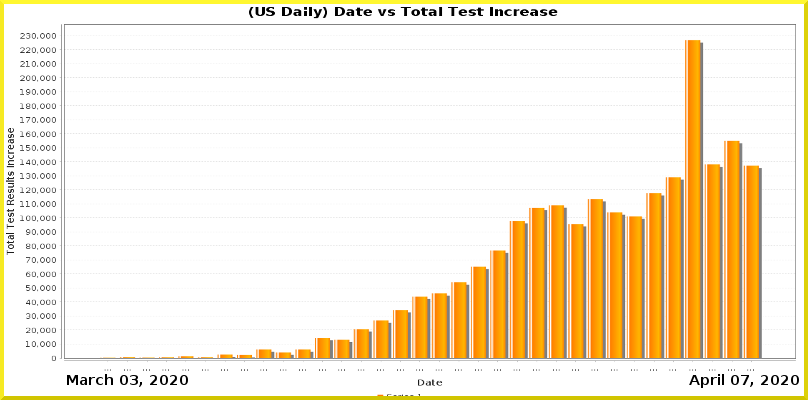
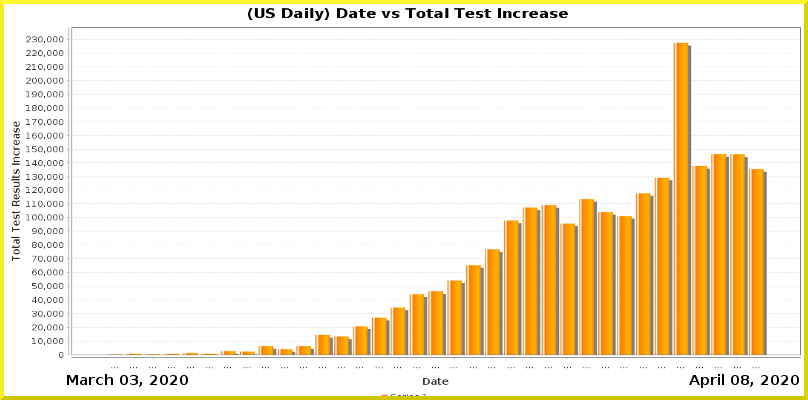
The second 808px x 400px image is a revision of the first. Changes to its layers:
painted on "Current Date" over [741, 375, 749, 385]
painted on "Date_vs_TestIncrease.png" over [6, 7, 801, 396]
